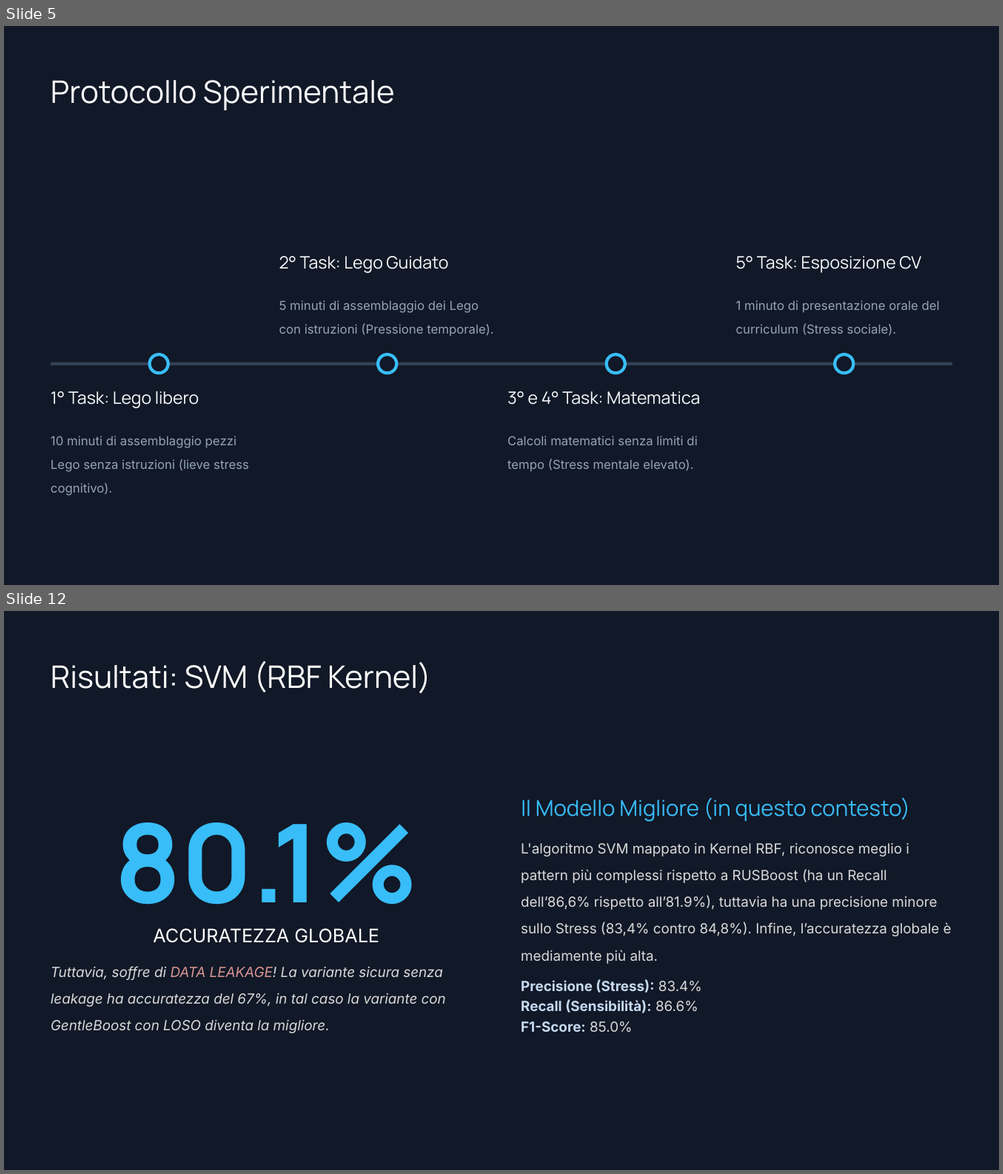
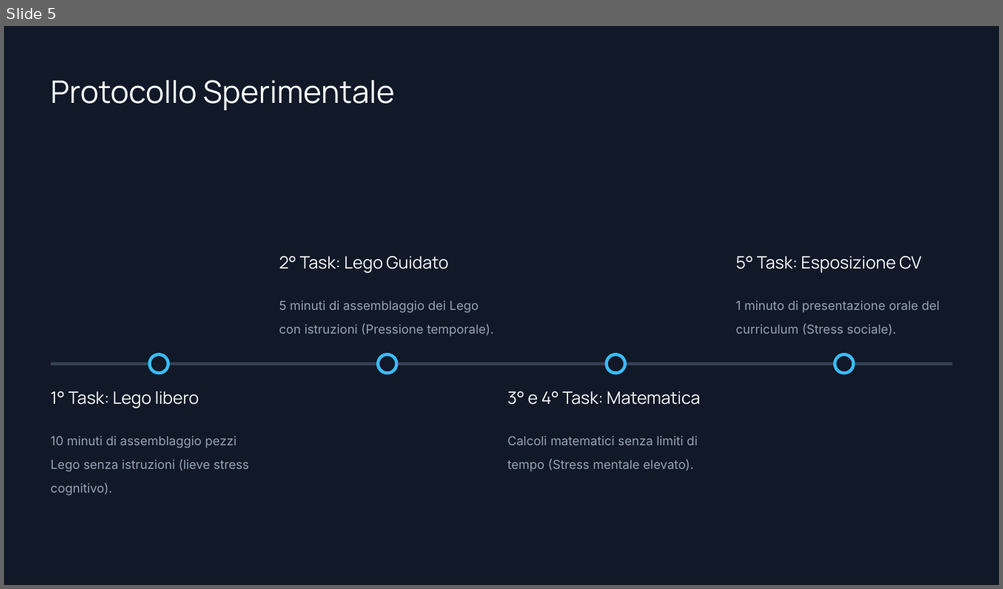
Before and after one commit to GABRYCA/ml-stress-rest, a slide deck: Progetto Interfacce Uomo-Macchina.pptx. Shown one above the other, each under a label of ours: slides 5 and 12 before the commit, slide 5 after it; the slides between them are not shown. The pictures are 1003x1174 and 1003x589 pixels, drawn with LibreOffice and Linux fonts; fonts in the diff are those of the drawing; background and template pictures are left out. Boxes give left, top, right and bottom in pixels: in the first picture for what was removed or moved away, otherwise in the second. Text is boxed around its words. In the diff, an @@ line names an element or a change of style, - is before the commit and + after.

Commit message:
Changelogs: - Aggiunti i file spostati e creati ieri che non erano in staging. - Variante sperimentale, ma ancora con un cattivo recall.

```diff
--- a/Progetto Interfacce Uomo-Macchina.pptx
+++ b/Progetto Interfacce Uomo-Macchina.pptx
@@ slide 12 removed at (4, 611, 999, 1170), background #111827 @@
@@ text removed at (51, 661, 431, 693) @@
-Risultati: SVM (RBF Kernel)
@@ text removed at (521, 797, 910, 822) @@
-Il Modello Migliore (in questo contesto)
@@ text removed at (114, 823, 418, 931) @@
-80.1%
@@ text removed at (521, 843, 951, 964) @@
-L'algoritmo SVM mappato in Kernel RBF, riconosce meglio i pattern più complessi rispetto a RUSBoost (ha un Recall dell’86,6% rispetto all’81.9%), tuttavia ha una precisione minore sullo Stress (83,4% contro 84,8%). Infine, l’accuratezza globale è mediamente più alta.
@@ text removed at (153, 928, 379, 943) @@
-ACCURATEZZA GLOBALE
@@ text removed at (51, 966, 446, 1034) @@
-Tuttavia, soffre di DATA LEAKAGE! La variante sicura senza leakage ha accuratezza del 67%, in tal caso la variante con GentleBoost con LOSO diventa la migliore.
@@ text removed at (521, 980, 702, 1032) @@
-Precisione (Stress): 83.4%
-Recall (Sensibilità): 86.6%
-F1-Score: 85.0%
```
Also in this commit, not shown: 6 slides changed, 3 slides added, 7 other slides removed, 6 other files.
